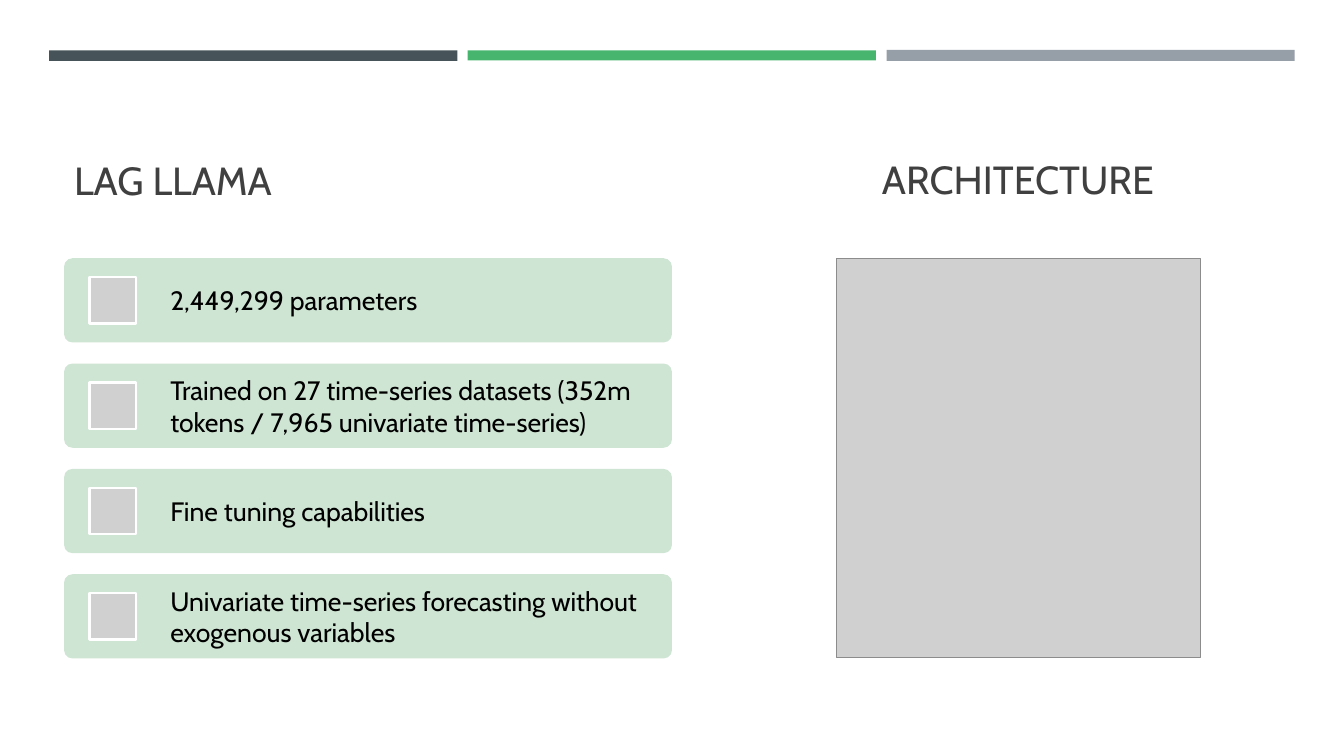
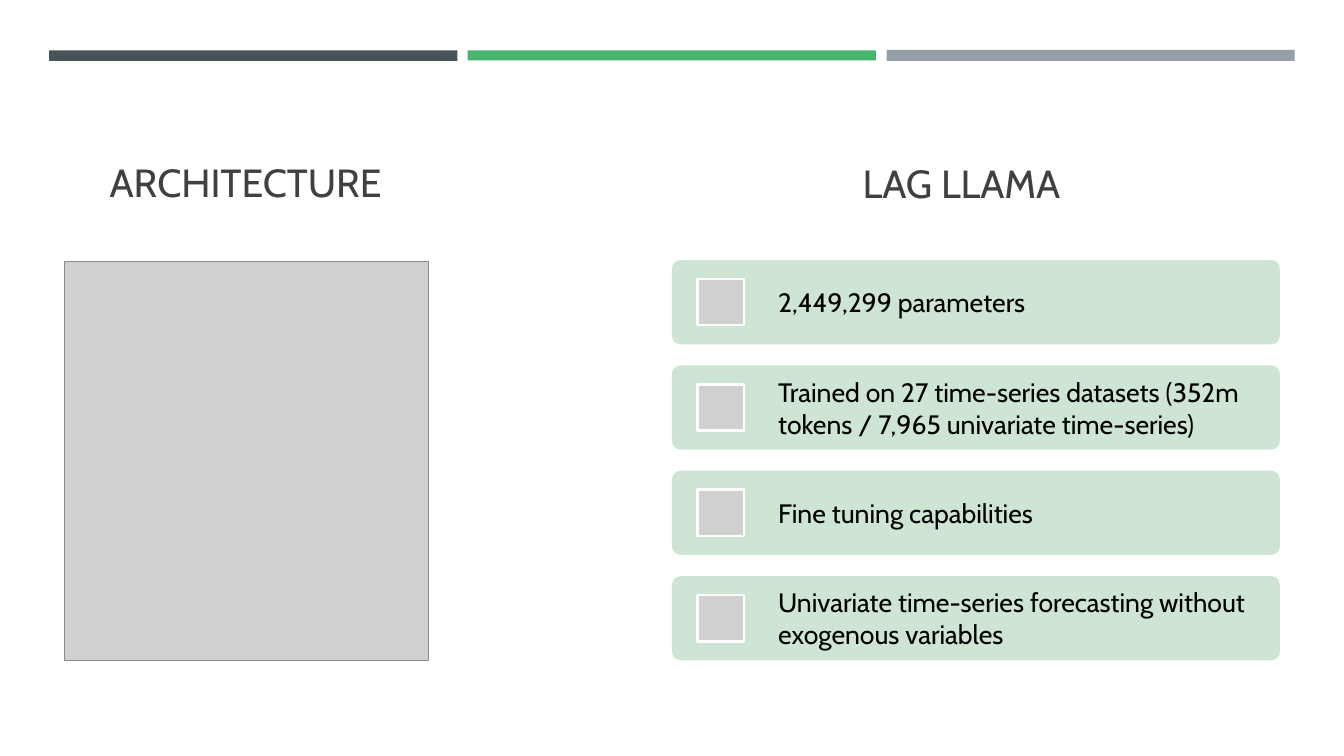
Before and after one commit to filip-topic/Time-Series-Foundation-Models-in-Financial-time-series-prediction, a slide deck: slide 7 of 17th of July Presentation.pptx. Drawn at 1344x756 pixels with LibreOffice and Linux fonts; fonts in the diff are those of the drawing; grey boxes stand for pictures. Boxes give left, top, right and bottom in pixels: in the first picture for what was removed or moved away, otherwise in the second. Text is boxed around its words. In the diff, an @@ line names an element or a change of style, - is before the commit and + after.

```diff
--- a/17th of July Presentation.pptx
+++ b/17th of July Presentation.pptx
@@ title "LAG LLAMA": place and size @@
-title "LAG LLAMA" at (74,167,272,196)
+title "LAG LLAMA" at (863,170,1060,199)
@@ text "ARCHITECTURE": place and size @@
-text "ARCHITECTURE" at (882,166,1154,195)
+text "ARCHITECTURE" at (110,169,382,198)
@@ picture: place and size @@
-picture at (837,259,1201,658)
+picture at (65,262,429,661)
@@ picture removed at (90,382,136,429) @@
@@ picture added at (698,384,744,431) @@
@@ picture removed at (90,488,136,534) @@
@@ picture added at (698,490,744,536) @@
@@ picture removed at (90,594,136,640) @@
@@ 4 texts, 4 rounded rectangles, 1 picture: place and size @@
-4 texts, 4 rounded rectangles, 1 picture at (65,258,673,659)
+4 texts, 4 rounded rectangles, 1 picture at (673,260,1280,661)
@@ picture added at (698,595,744,641) @@
```
Also in this commit, not shown: 10 other slides changed, 4 slides added, 1 slide removed, 1 other file.
